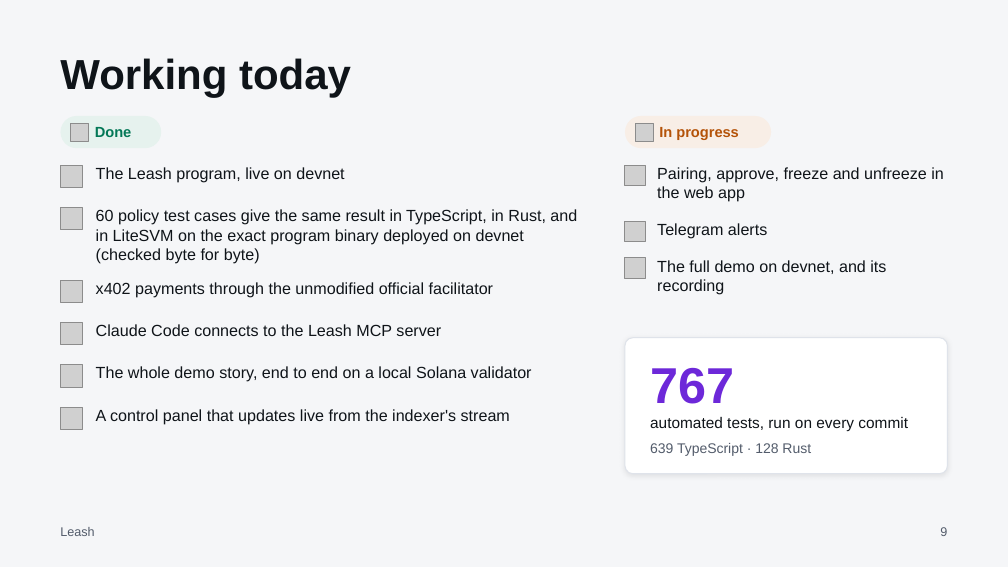
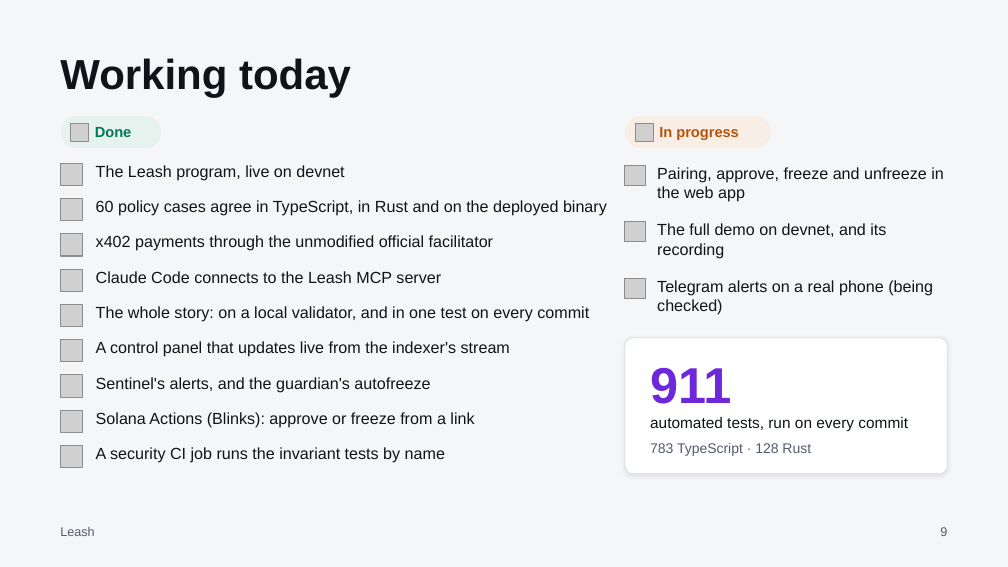
Before and after one commit to parthdeshmukh488-ops/hub, a slide deck: slide 9 of docs/pitch/leash-deck.pptx. Drawn at 1008x567 pixels with LibreOffice and Linux fonts; fonts in the diff are those of the drawing; grey boxes stand for pictures. Boxes give left, top, right and bottom in pixels: in the first picture for what was removed or moved away, otherwise in the second. Text is boxed around its words. In the diff, an @@ line names an element or a change of style, - is before the commit and + after.

```diff
--- a/docs/pitch/leash-deck.pptx
+++ b/docs/pitch/leash-deck.pptx
@@ picture: place and size @@
-picture at bbox=[60, 208, 83, 230]
+picture at bbox=[60, 199, 83, 221]
@@ text at bbox=[96, 200, 607, 216]: text changed @@
-60 policy test cases give the same result in TypeScript, in Rust, and in LiteSVM on the exact program binary deployed on devnet (checked byte for byte)
+60 policy cases agree in TypeScript, in Rust and on the deployed binary
@@ picture added at bbox=[60, 234, 83, 256] @@
@@ text "x402 payments through the unmodified ...": place and size @@
-text "x402 payments through the unmodified ..." at bbox=[96, 282, 493, 298]
+text "x402 payments through the unmodified ..." at bbox=[96, 235, 493, 251]
@@ text "The full demo on devnet, ...": place and size @@
-text "The full demo on devnet, ..." at bbox=[657, 260, 886, 295]
+text "The full demo on devnet, ..." at bbox=[657, 223, 886, 259]
@@ picture: place and size @@
-picture at bbox=[60, 280, 83, 302]
+picture at bbox=[60, 269, 83, 291]
@@ text "Claude Code connects to the ...": place and size @@
-text "Claude Code connects to the ..." at bbox=[96, 324, 441, 336]
+text "Claude Code connects to the ..." at bbox=[96, 271, 441, 283]
@@ picture: place and size @@
-picture at bbox=[625, 258, 645, 278]
+picture at bbox=[625, 278, 645, 298]
@@ text at bbox=[657, 280, 933, 315]: text changed @@
-Telegram alerts
+Telegram alerts on a real phone (being checked)
@@ picture added at bbox=[60, 304, 83, 327] @@
@@ text at bbox=[96, 306, 589, 322]: text changed @@
-The whole demo story, end to end on a local Solana validator
+The whole story: on a local validator, and in one test on every commit
@@ picture: place and size @@
-picture at bbox=[60, 323, 83, 345]
+picture at bbox=[60, 340, 83, 362]
@@ text "A control panel that updates ...": place and size @@
-text "A control panel that updates ..." at bbox=[96, 409, 510, 425]
+text "A control panel that updates ..." at bbox=[96, 341, 510, 357]
@@ picture: place and size @@
-picture at bbox=[60, 365, 83, 387]
+picture at bbox=[60, 375, 83, 397]
@@ text added at bbox=[96, 377, 430, 392], 11.5 pt, text #0F1419 @@
+Sentinel's alerts, and the guardian's autofreeze
@@ text at bbox=[650, 368, 731, 404]: text changed @@
-767
+911
@@ text added at bbox=[96, 412, 474, 428], 11.5 pt, text #0F1419 @@
+Solana Actions (Blinks): approve or freeze from a link
@@ picture added at bbox=[60, 446, 83, 468] @@
@@ text added at bbox=[96, 447, 445, 463], 11.5 pt, text #0F1419 @@
+A security CI job runs the invariant tests by name
@@ text at bbox=[650, 443, 811, 456]: text changed @@
-639 TypeScript · 128 Rust
+783 TypeScript · 128 Rust
```
Also in this commit, not shown: 1 other slide changed, 8 other files.
